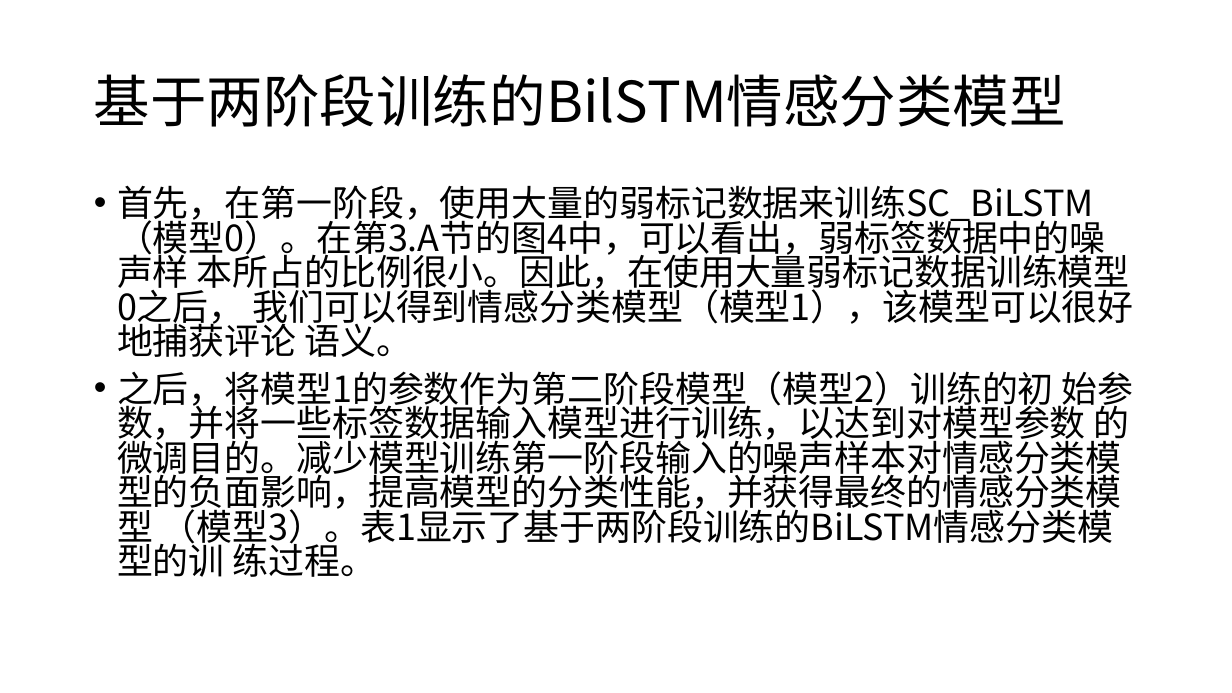
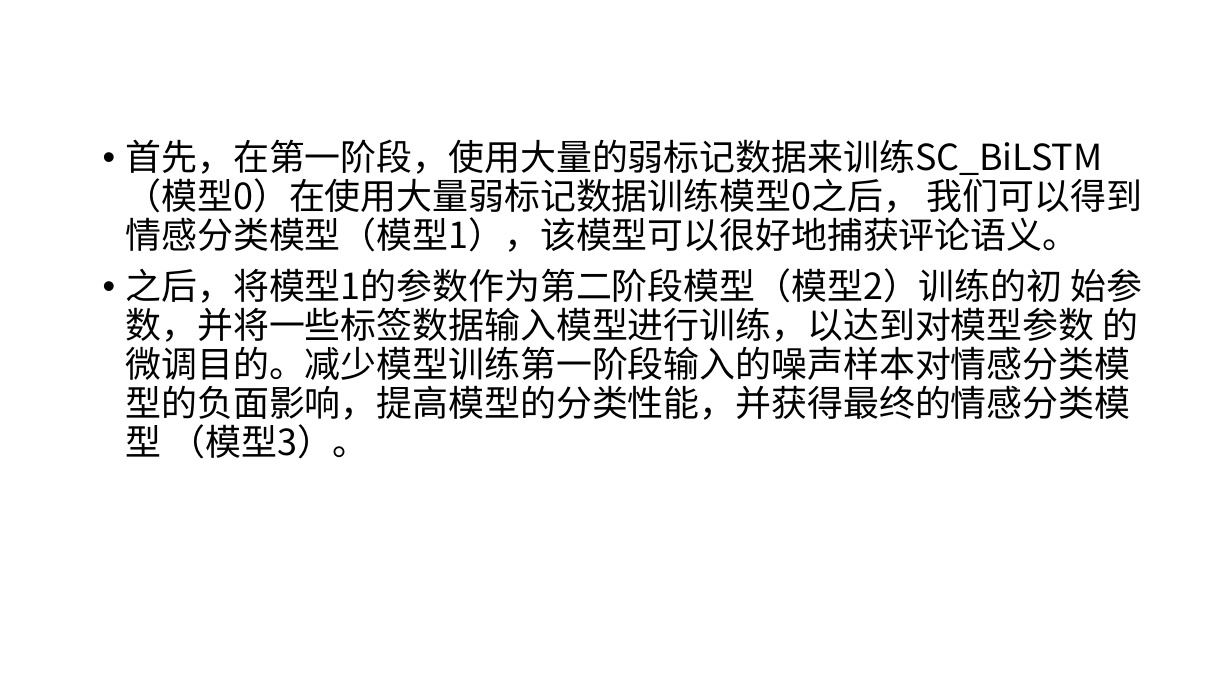
Before and after one commit to XinLin-cs/Dev_Note, a slide deck: slide 17 of COVID-19 Sentiment based on Weak Tagging Information/开题报告.pptx (slide 12 before the commit). Drawn at 1232x693 pixels with LibreOffice and Linux fonts; fonts in the diff are those of the drawing. Boxes give left, top, right and bottom in pixels: in the first picture for what was removed or moved away, otherwise in the second. Text is boxed around its words. In the diff, an @@ line names an element or a change of style, - is before the commit and + after.

```diff
--- a/COVID-19 Sentiment based on Weak Tagging Information/开题报告.pptx
+++ b/COVID-19 Sentiment based on Weak Tagging Information/开题报告.pptx
@@ title removed at bbox=[94, 74, 1066, 127] @@
-基于两阶段训练的BilSTM情感分类模型
@@ text at bbox=[126, 139, 1142, 459]: text changed @@
-• 首先，在第一阶段，使用大量的弱标记数据来训练SC_BiLSTM （模型0）。在第3.A节的图4中，可以看出，弱标签数据中的噪声样 本所占的比例很小。因此，在使用大量弱标记数据训练模型0之后， 我们可以得到情感分类模型（模型1），该模型可以很好地捕获评论 语义。
-• 之后，将模型1的参数作为第二阶段模型（模型2）训练的初 始参数，并将一些标签数据输入模型进行训练，以达到对模型参数 的微调目的。减少模型训练第一阶段输入的噪声样本对情感分类模 型的负面影响，提高模型的分类性能，并获得最终的情感分类模型 （模型3）。表1显示了基于两阶段训练的BiLSTM情感分类模型的训 练过程。
+• 首先，在第一阶段，使用大量的弱标记数据来训练SC_BiLSTM （模型0）在使用大量弱标记数据训练模型0之后， 我们可以得到情感分类模型（模型1），该模型可以很好地捕获评论语义。
+• 之后，将模型1的参数作为第二阶段模型（模型2）训练的初 始参数，并将一些标签数据输入模型进行训练，以达到对模型参数 的微调目的。减少模型训练第一阶段输入的噪声样本对情感分类模 型的负面影响，提高模型的分类性能，并获得最终的情感分类模型 （模型3）。
```
Also in this commit, not shown: 11 other slides changed, 10 slides added, 3 slides removed.
